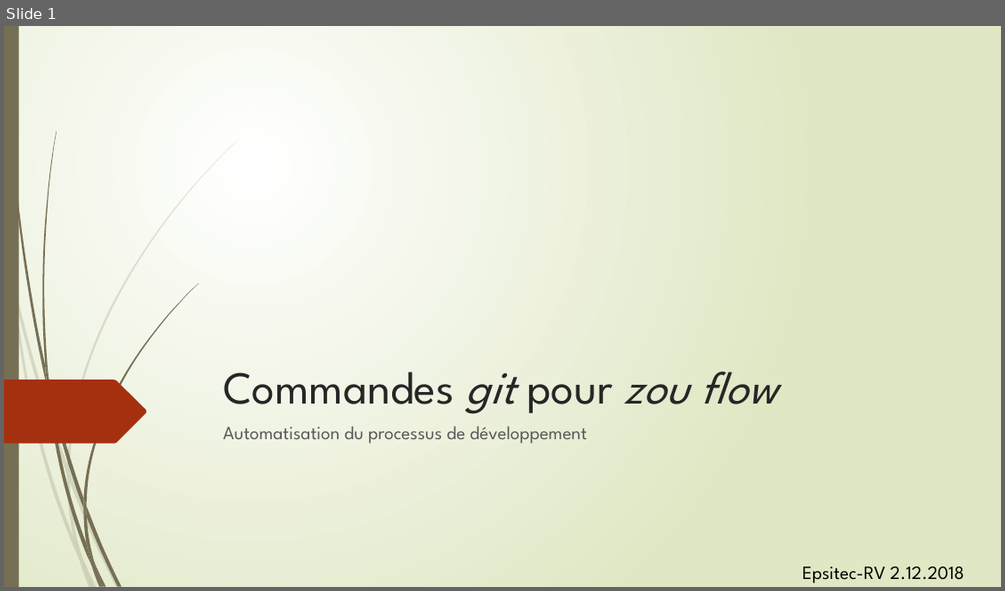
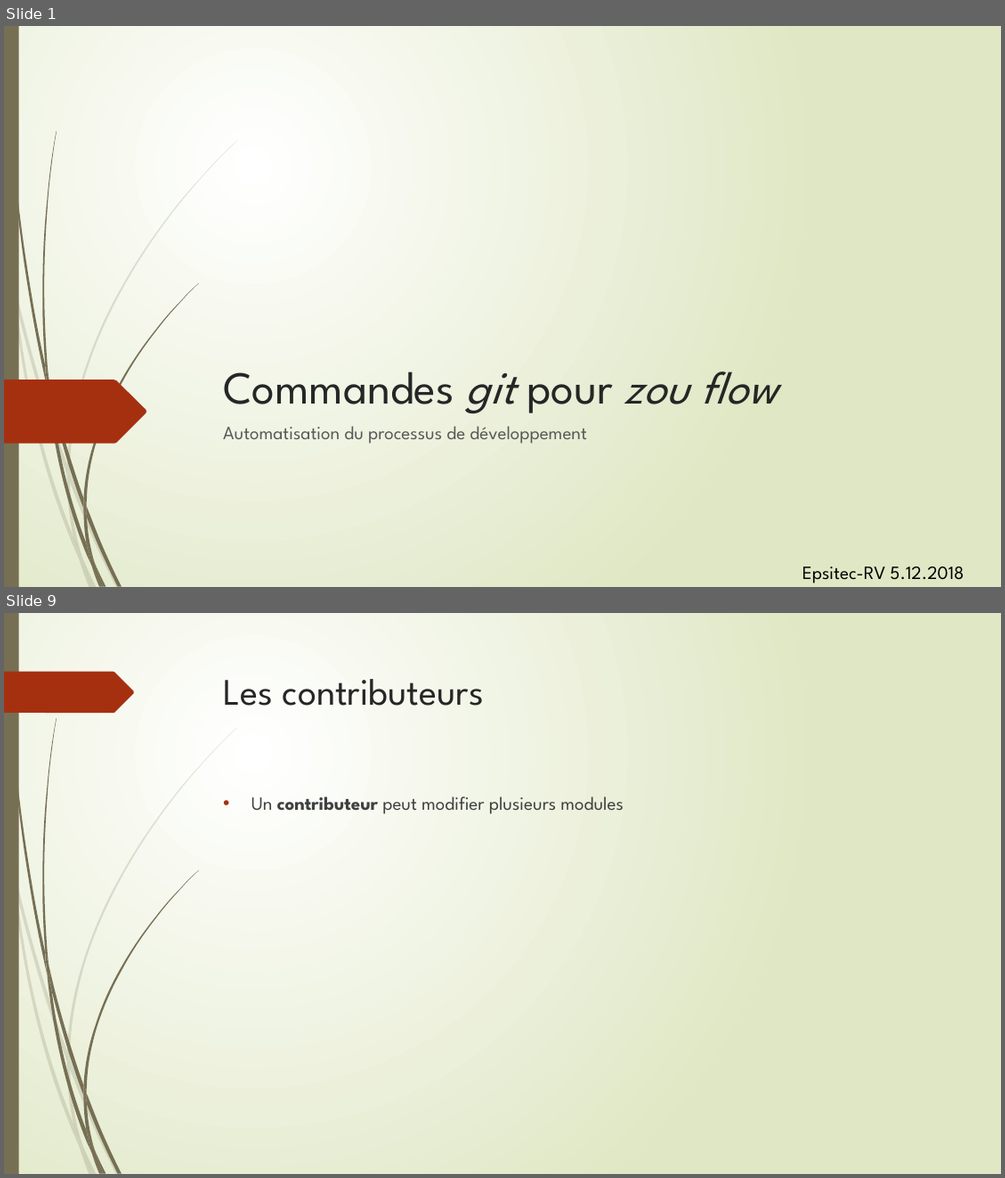
Before and after one commit to epsitec-sa/zou, a slide deck: .Documentation/Commandes git pour zou flow.pptx. Shown one above the other, each under a label of ours: slide 1 before the commit, slides 1 and 9 after it; the slides between them are not shown. The pictures are 1005x591 and 1005x1178 pixels, drawn with LibreOffice and Linux fonts; fonts in the diff are those of the drawing. Boxes give left, top, right and bottom in pixels: in the first picture for what was removed or moved away, otherwise in the second. Text is boxed around its words. In the diff, an @@ line names an element or a change of style, - is before the commit and + after.

```diff
--- a/.Documentation/Commandes git pour zou flow.pptx
+++ b/.Documentation/Commandes git pour zou flow.pptx
@@ slide 9 added at bbox=[4, 613, 1001, 1174], background gradient #FFFFFF to #DFE8C4; not listed: 23 template elements that a slide beside it also shows @@
@@ freeform shape added at bbox=[4, 672, 134, 713], fill #A53010 @@
@@ title added at bbox=[224, 679, 484, 706], 36 pt, text #262626 @@
+Les contributeurs
@@ text added at bbox=[251, 796, 623, 814], 18 pt, text #404040 @@
+• Un contributeur peut modifier plusieurs modules
@@ slide 1 changed as well @@
@@ text at bbox=[802, 566, 963, 583]: text changed @@
-Epsitec-RV 2.12.2018
+Epsitec-RV 5.12.2018
```
Also in this commit, not shown: 2 other slides changed, 21 other slides added.
